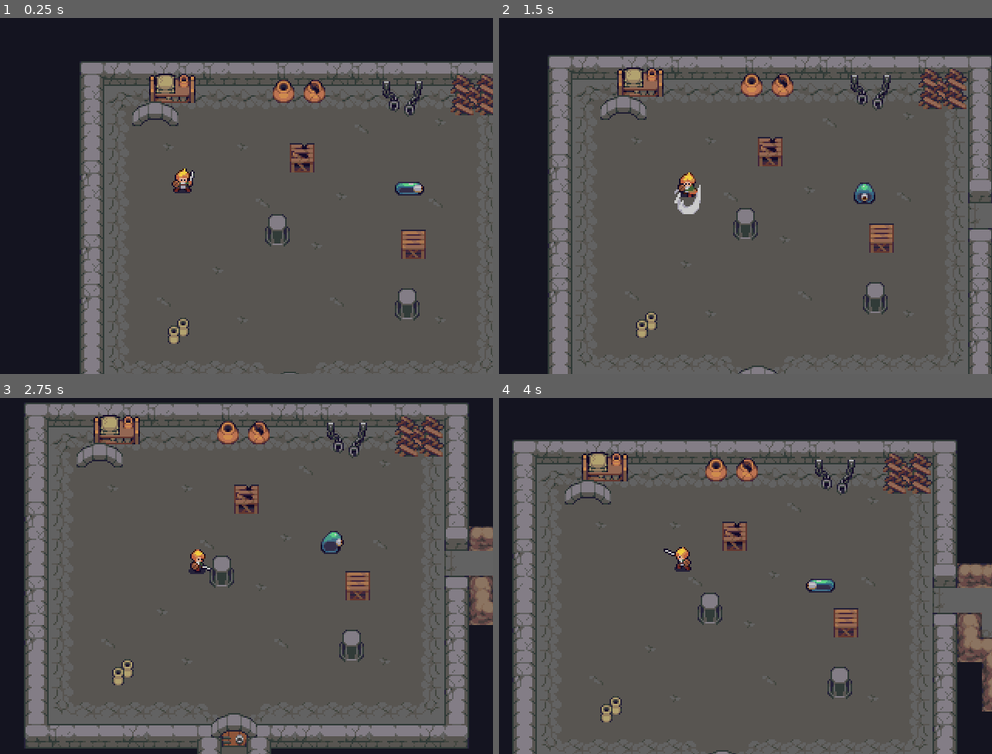
Above: before the commit, frames 1-4 (two rows, left to right).
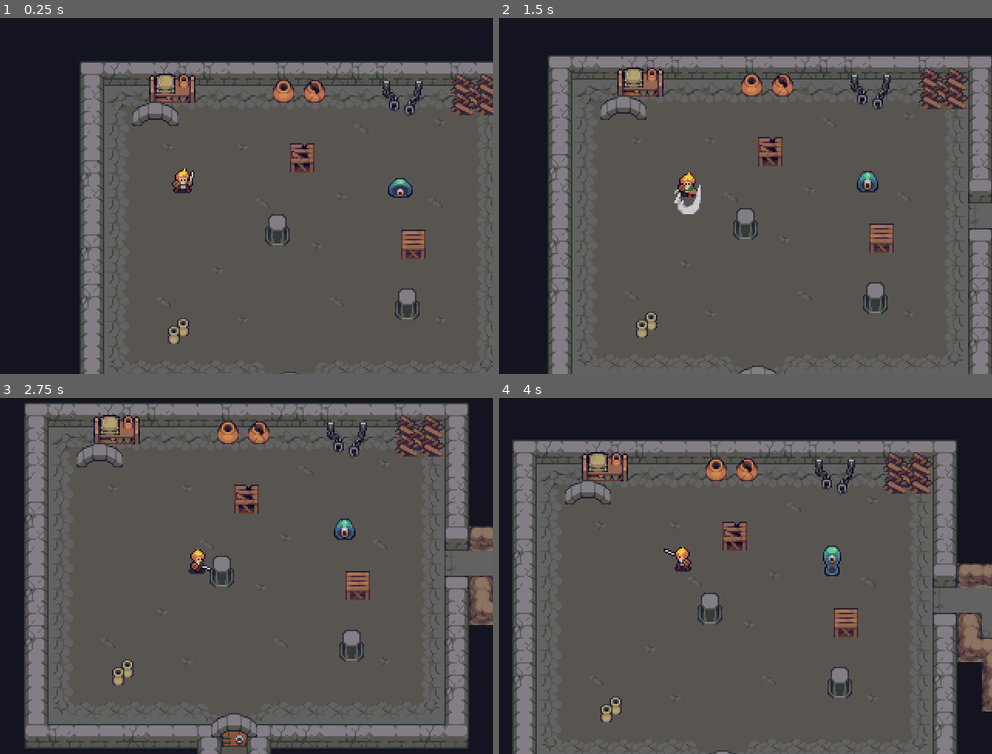
Above: after the commit, the same moments.

Repository: cl3m0ns/ProjectAlpha
Game: Godot game, scene res://Scenes/TestWorld.tscn
Two runs of this game, one before a commit and one after it. Both use one fixed random seed, a clock stepped at 60 frames per second and the inputs below.
Inputs:
- Up to frame 1 (0.25 s): no input
- Up to frame 2 (1.5 s): hold D (right) 0.53-1.28 s; tap Space (attack) at 0.6, 1.35 s; hold S (down) from 1.28 s (still down)
- Up to frame 3 (2.75 s): release S (down) at 2.03 s; hold D (right) from 2.03 s (still down); tap Space (attack) at 2.1 s
- Up to frame 4 (4 s): release D (right) at 2.78 s; hold W (up) 2.78-3.53 s; tap Space (attack) at 2.85, 3.6 s; hold A (left) from 3.53 s (still down)

The runs differ from the first frame. In frame 1, 0.3% of the frame differs, in the area x 78-87%, y 44-51%; in frame 2, 0.3%; in frame 3, 0.4%; in frame 4, 0.4%, in the area x 62-70%, y 41-55%.

Commit message:
working with timers on slime

Diff:
--- a/Enemies/Enemy.gd
+++ b/Enemies/Enemy.gd
@@ -10,36 +10,14 @@
 enum facings { up, down, left, right }
 enum states { idle, attack, hurt, roam }
 
+export var idle_time = 1.5
+var idle_time_timer = null
+var idle_time_over = false
+
+export var wander_time = 0.7
+var wander_time_timer = null
 
 var FACING = facings.right
 var STATE
 var PREV_STATE
 var NEXT_STATE = states.idle
-
-# Called when the node enters the scene tree for the first time.
-func _ready():
-	idle_state()
-
-# Called every frame. 'delta' is the elapsed time since the previous frame.
-func _physics_process(delta):
-	STATE = NEXT_STATE
-	if STATE == states.idle:
-		idle_state()
-	elif STATE == states.attack:
-		attack_state()
-	elif STATE == states.hurt:
-		hurt_state()
-	elif STATE == states.roam:
-		roam_state()
-
-func idle_state():
-	pass
-
-func attack_state():
-	pass
-
-func hurt_state():
-	pass
-
-func roam_state():
-	pass
--- a/Enemies/Slime.gd
+++ b/Enemies/Slime.gd
@@ -1,11 +1,32 @@
 extends "res://Enemies/Enemy.gd"
+
 
 func set_last_animation_and_velocity():
 	lastAnimation = $AnimationPlayer.get_current_animation()
 	lastVelocity = velocity;
 
+func on_wander_timeout_complete():
+	NEXT_STATE = states.idle
+
+func on_idle_timeout_complete():
+	idle_time_over = true
+
+func set_up_timers():
+	wander_time_timer = Timer.new()
+	wander_time_timer.set_one_shot(true)
+	wander_time_timer.set_wait_time(wander_time)
+	wander_time_timer.connect("timeout", self, "on_wander_timeout_complete")
+	add_child(wander_time_timer)
+
+	idle_time_timer = Timer.new()
+	idle_time_timer.set_one_shot(true)
+	idle_time_timer.set_wait_time(idle_time)
+	idle_time_timer.connect("timeout", self, "on_idle_timeout_complete")
+	add_child(idle_time_timer)
+
 # Called when the node enters the scene tree for the first time.
 func _ready():
+	set_up_timers()
 	idle_state()
 
 # Called every frame. 'delta' is the elapsed time since the previous frame.
@@ -27,10 +48,14 @@
 func idle_state():
 	$AnimationPlayer.play("idle")
 	set_last_animation_and_velocity()
-	randomize() #ensures the numbers are randomized each time the function is run
-	var nextState = [states.roam, states.idle, states.idle, states.idle]
-	NEXT_STATE = nextState[randi() % nextState.size()]
-	pass
+	print(idle_time_timer.time_left)
+	if idle_time_over:
+		randomize() #ensures the numbers are randomized each time the function is run
+		var nextState = [states.roam, states.idle, states.idle, states.idle]
+		NEXT_STATE = nextState[randi() % nextState.size()]
+		idle_time_over = false
+	elif idle_time_timer.is_stopped():
+		idle_time_timer.start()
 #########################################################
 
 
@@ -55,13 +80,10 @@
 ###### ROAM STATE #######################################
 #########################################################
 func roam_state():
+	wander_time_timer.start()
 	get_movement()
 	update_roam_sprite()
-
 	move_and_slide(velocity)
-	if !$AnimationPlayer.is_playing():
-		NEXT_STATE = states.idle
-	pass
 
 func update_roam_sprite():
 	var movingHorizontal = false
@@ -78,14 +100,11 @@
 		$AnimationPlayer.play("Walk")
 		FACING = facings.right
 	elif velocity.y > 0 && !movingHorizontal:
-		$AnimationPlayer.play("Walk Down")
+		$AnimationPlayer.play("Walk")
 		FACING = facings.down
 	elif velocity.y < 0 && !movingHorizontal:
-		$AnimationPlayer.play("Walk Up")
+		$AnimationPlayer.play("Walk")
 		FACING = facings.up
-	elif velocity.y == 0 && velocity.x == 0:
-		NEXT_STATE = states.idle
-		PREV_STATE = STATE
 	else:
 		$AnimationPlayer.play(lastAnimation)
 
--- a/Enemies/Slime.tscn
+++ b/Enemies/Slime.tscn
@@ -6,7 +6,8 @@
 
 [sub_resource type="Animation" id=1]
 resource_name = "Walk"
-length = 0.4
+length = 0.8
+loop = true
 tracks/0/type = "value"
 tracks/0/path = NodePath("Sprite:frame")
 tracks/0/interp = 1
@@ -14,7 +15,7 @@
 tracks/0/imported = false
 tracks/0/enabled = true
 tracks/0/keys = {
-"times": PoolRealArray( 0, 0.1, 0.2, 0.3 ),
+"times": PoolRealArray( 0, 0.2, 0.4, 0.6 ),
 "transitions": PoolRealArray( 1, 1, 1, 1 ),
 "update": 1,
 "values": [ 12, 13, 14, 15 ]
@@ -38,12 +39,13 @@
 
 [node name="Slime" index="0" instance=ExtResource( 1 )]
 script = ExtResource( 2 )
+wander_time = 1.5
 
 [node name="Sprite" parent="." index="0"]
 texture = ExtResource( 3 )
 vframes = 11
 hframes = 4
-frame = 15
+frame = 12
 
 [node name="CollisionShape2D" parent="." index="1"]
 position = Vector2( 0.0565605, 0.565617 )
